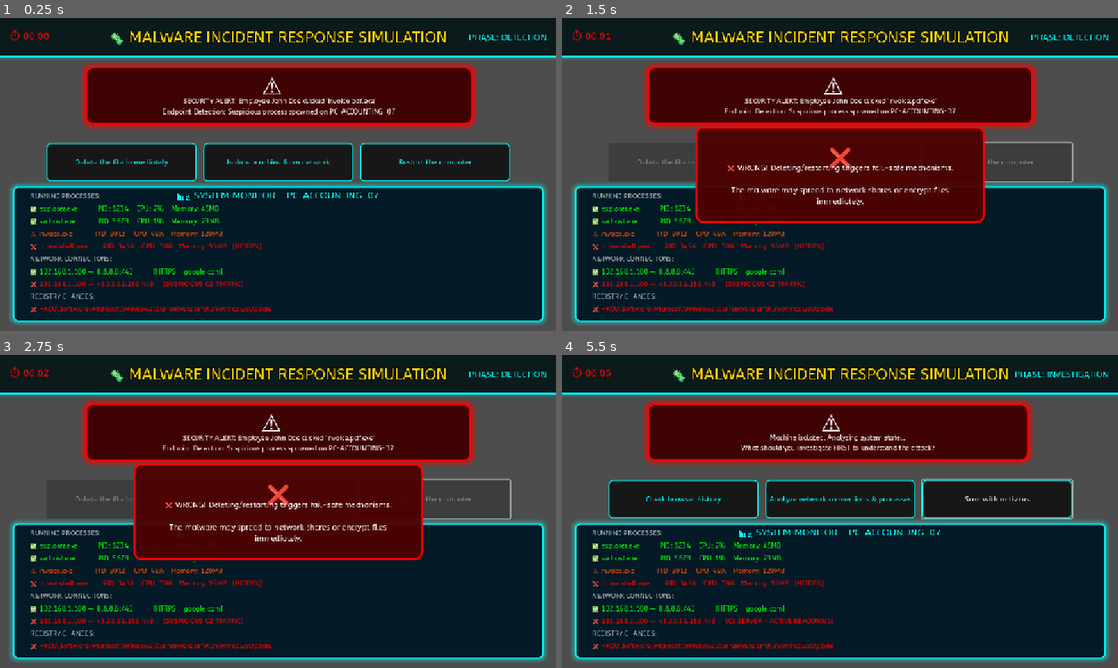
Above: before the commit, frames 1-4 (two rows, left to right).
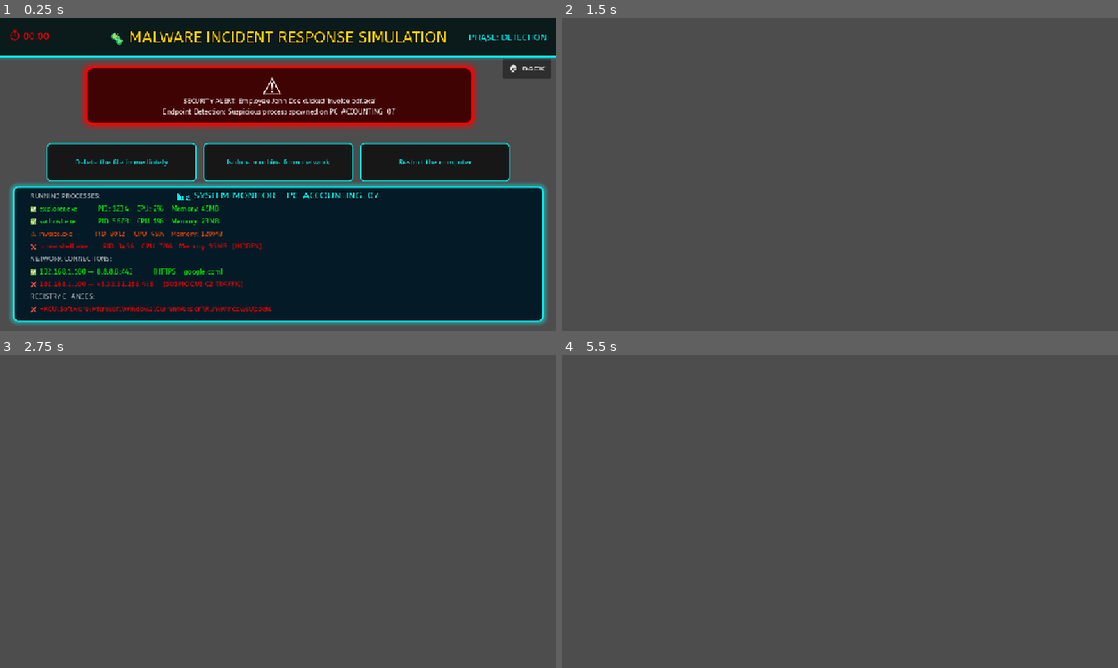
Above: after the commit, the same moments.

Repository: muckfaru/capstone2
Game: Godot game, scene res://scene/tutorial_advance.tscn
Two runs of this game, one before a commit and one after it. Both use one fixed random seed, a clock stepped at 60 frames per second and the inputs below. This scene is started directly instead of the project's main scene. Video files are missing from this copy of the repository; at most half a second of black plays in their place.
Inputs (mouse positions are in pixels of both pictures, inside the frame that each line leads up to):
- Up to frame 1 (0.25 s): no input
- Up to frame 2 (1.5 s): click (1090, 68) at 0.5 s, where only the run after the commit has a clickable "🏠 BACK"; click (995, 161) at 1.25 s, where only the run before the commit has a clickable "Restart the computer"
- Up to frame 3 (2.75 s): tap Enter (ui_accept) at 2, 2.27 s; move the mouse to (400, 495) at 2.02 s; click (400, 495) at 2.17 s
- Up to frame 4 (5.5 s): tap Enter (ui_accept) at 2.75, 3.5, 4.25, 5, 5.27 s; drag from (728, 527) to (812, 574) at 2.77 s; move the mouse to (895, 442) at 3.52 s; click (895, 442) at 3.67 s; drag from (812, 574) to (673, 464) at 4.27 s; move the mouse to (1006, 558) at 5.02 s; click (1006, 558) at 5.17 s

The runs differ from the first frame. In frame 1, 0.5% of the frame differs, in the area x 90-99%, y 13-20%; in frame 2, 81%; in frame 3, 81%; in frame 4, 82%, in the area x 0-100%, y 0-98%.

Commit message:
2 back button

Diff:
--- a/scene/ranso_simulation.gd
+++ b/scene/ranso_simulation.gd
@@ -1244,3 +1244,9 @@
 	ok_btn.size = Vector2(100, 35)
 	ok_btn.pressed.connect(func(): payment_dialog.queue_free())
 	payment_dialog.add_child(ok_btn)
+
+
+
+
+func _on_back_button_pressed() -> void:
+	get_tree().change_scene_to_file("res://scene/mode_selection.tscn")
--- a/scene/ranso_simulation.tscn
+++ b/scene/ranso_simulation.tscn
@@ -1,6 +1,7 @@
-[gd_scene load_steps=2 format=3 uid="uid://cxj0cnmoaf4dg"]
+[gd_scene load_steps=3 format=3 uid="uid://cxj0cnmoaf4dg"]
 
 [ext_resource type="Script" uid="uid://bm2j2cfkg0sqq" path="res://scene/ranso_simulation.gd" id="1_script"]
+[ext_resource type="FontFile" uid="uid://dm3scevbrlcx" path="res://asset/fonts/NicoMoji-Regular.ttf" id="2_3dnim"]
 
 [node name="DesktopSimulation" type="Node2D"]
 script = ExtResource("1_script")
@@ -9,6 +10,20 @@
 offset_right = 1152.0
 offset_bottom = 648.0
 color = Color(0.05, 0.05, 0.2, 1)
+
+[node name="BackButton" type="Button" parent="Background"]
+layout_mode = 1
+anchors_preset = 1
+anchor_left = 1.0
+anchor_right = 1.0
+offset_left = -123.0
+offset_top = 596.0
+offset_right = -23.0
+offset_bottom = 636.0
+grow_horizontal = 0
+theme_override_fonts/font = ExtResource("2_3dnim")
+theme_override_font_sizes/font_size = 16
+text = "🏠 BACK"
 
 [node name="Computer" type="Control" parent="."]
 layout_mode = 3
@@ -170,3 +185,5 @@
 text = "Calculator"
 horizontal_alignment = 1
 metadata/_edit_use_anchors_ = true
+
+[connection signal="pressed" from="Background/BackButton" to="." method="_on_back_button_pressed"]
--- a/scene/tutorial_advance.tscn
+++ b/scene/tutorial_advance.tscn
@@ -1,8 +1,9 @@
-[gd_scene load_steps=11 format=3 uid="uid://laaqr0scnly1"]
+[gd_scene load_steps=12 format=3 uid="uid://laaqr0scnly1"]
 
 [ext_resource type="Script" uid="uid://d3bxhgekolwpm" path="res://script/tutorial_advance.gd" id="1_script"]
 [ext_resource type="VideoStream" uid="uid://c5qxaigtag7rk" path="res://asset/bg video.ogv" id="2_bg"]
 [ext_resource type="FontFile" uid="uid://dkc8yt1dddap6" path="res://asset/fonts/ABeeZee-Regular.ttf" id="3_font"]
+[ext_resource type="FontFile" uid="uid://dm3scevbrlcx" path="res://asset/fonts/NicoMoji-Regular.ttf" id="4_r78rq"]
 
 [sub_resource type="StyleBoxFlat" id="StyleBoxFlat_header"]
 bg_color = Color(0, 0, 0, 0.8)
@@ -551,9 +552,24 @@
 theme_override_font_sizes/font_size = 18
 text = "🏠 BACK TO MENU"
 
+[node name="BackButton" type="Button" parent="."]
+layout_mode = 1
+anchors_preset = 1
+anchor_left = 1.0
+anchor_right = 1.0
+offset_left = -111.0
+offset_top = 85.0
+offset_right = -11.0
+offset_bottom = 125.0
+grow_horizontal = 0
+theme_override_fonts/font = ExtResource("4_r78rq")
+theme_override_font_sizes/font_size = 16
+text = "🏠 BACK"
+
 [connection signal="pressed" from="CanvasLayer/ActionButtons/Action1" to="." method="_on_action_selected" binds= [0]]
 [connection signal="pressed" from="CanvasLayer/ActionButtons/Action2" to="." method="_on_action_selected" binds= [1]]
 [connection signal="pressed" from="CanvasLayer/ActionButtons/Action3" to="." method="_on_action_selected" binds= [2]]
 [connection signal="pressed" from="CanvasLayer/DebriefScreen/DebriefContent/ButtonContainer/RetryButton" to="." method="_on_retry_pressed"]
 [connection signal="pressed" from="CanvasLayer/DebriefScreen/DebriefContent/ButtonContainer/NextButton" to="." method="_on_next_pressed"]
 [connection signal="pressed" from="CanvasLayer/DebriefScreen/DebriefContent/ButtonContainer/BackButton" to="." method="_on_back_pressed"]
+[connection signal="pressed" from="BackButton" to="." method="_on_back_button_pressed"]
--- a/script/tutorial_advance.gd
+++ b/script/tutorial_advance.gd
@@ -341,7 +341,7 @@
 
 func _on_back_pressed() -> void:
 	# Return to landing
-	get_tree().change_scene_to_file("res://scene/landing.tscn")
+	get_tree().change_scene_to_file("res://scene/mode_selection.tscn")
 
 
 # ============================================
@@ -355,3 +355,7 @@
 	tween.tween_property(alert_panel, "scale", Vector2(1.0, 1.0), 0.6)
 
 	# No pulse animation - static warning icon
+
+
+func _on_back_button_pressed() -> void:
+	get_tree().change_scene_to_file("res://scene/mode_selection.tscn")
